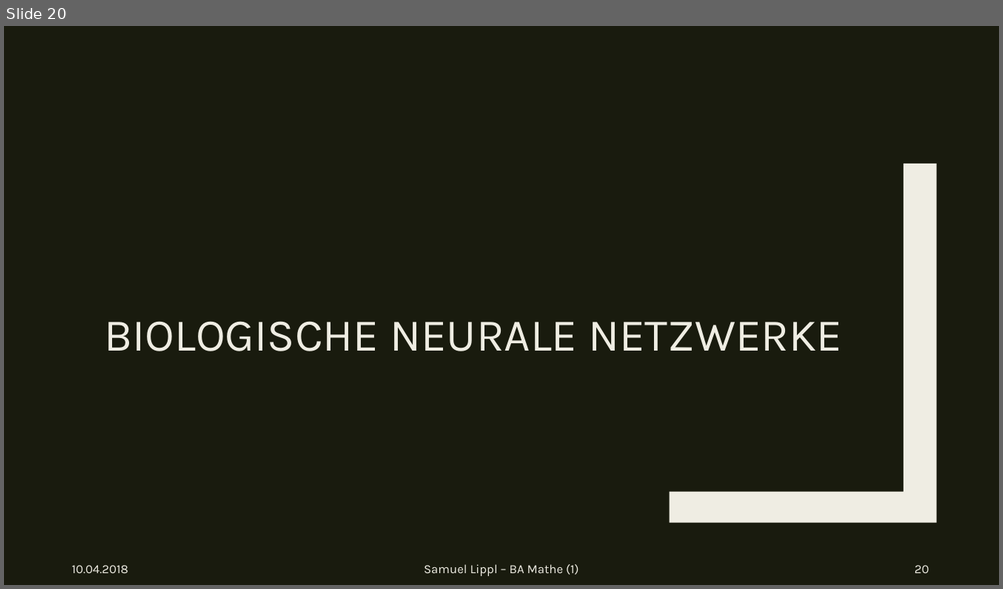
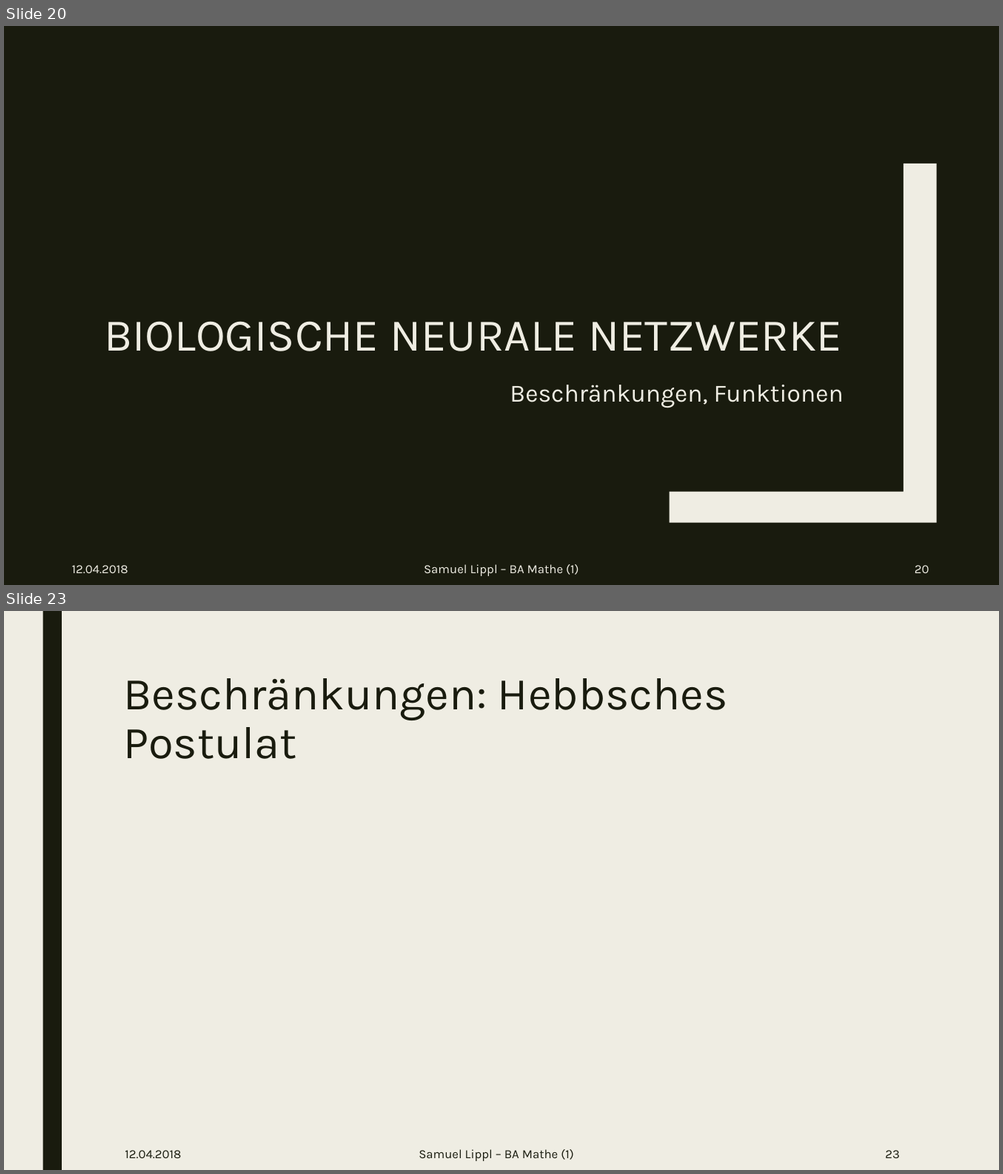
Before and after one commit to sflippl/ba-math, a slide deck: Neurale Netzwerke in silica und in vivo.pptx. Shown one above the other, each under a label of ours: slide 20 before the commit, slides 20 and 23 after it; the slides between them are not shown. The pictures are 1003x589 and 1003x1174 pixels, drawn with LibreOffice and Linux fonts; fonts in the diff are those of the drawing; grey boxes stand for pictures. Boxes give left, top, right and bottom in pixels: in the first picture for what was removed or moved away, otherwise in the second. Text is boxed around its words. In the diff, an @@ line names an element or a change of style, - is before the commit and + after.

```diff
--- a/Neurale Netzwerke in silica und in vivo.pptx
+++ b/Neurale Netzwerke in silica und in vivo.pptx
@@ slide 23 added at [4,611,999,1170], background #EFEDE3 @@
@@ rectangle added at [42,611,62,1170], fill #191B0E @@
@@ title added at [123,678,728,759], 44 pt, text #191B0E @@
+Beschränkungen: Hebbsches Postulat
@@ text added at [125,1150,181,1159], 12 pt, text #191B0E @@
+12.04.2018
@@ text added at [418,1150,573,1162], 12 pt, text #191B0E @@
+Samuel Lippl – BA Mathe (1)
@@ page number added at [885,1150,899,1159], 12 pt, text #191B0E @@
+23
@@ slide 20 changed as well @@
@@ text added at [509,385,843,409], 24 pt, text #EFEDE3 @@
+Beschränkungen, Funktionen
@@ text at [72,565,128,574]: text changed @@
-10.04.2018
+12.04.2018
```
Also in this commit, not shown: 21 other slides changed, 10 other slides added, 10 other files.
